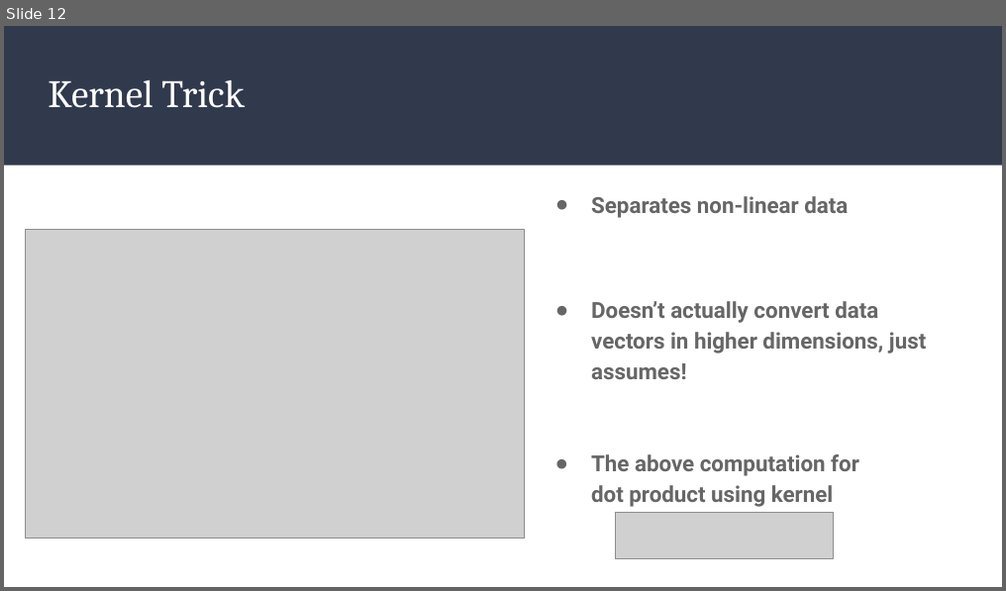
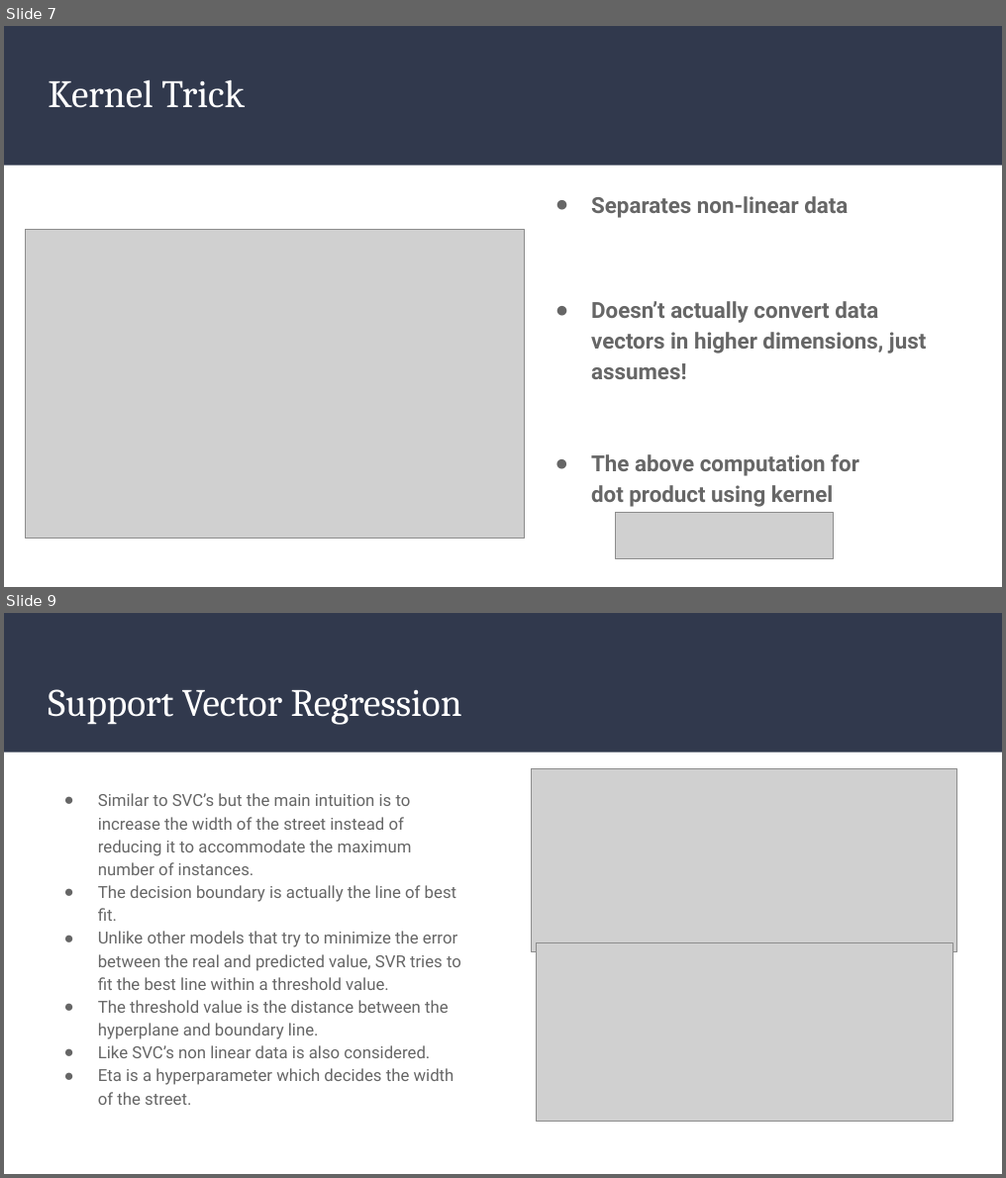
Before and after one commit to smlra-kjsce/ML-101-2021, a slide deck: SVM/Supporting the Support Vector Machines (SVMs).pptx. Shown one above the other, each under a label of ours: slide 12 before the commit, slides 7 and 9 after it; the slides between them are not shown. The pictures are 1006x591 and 1006x1178 pixels, drawn with LibreOffice and Linux fonts; fonts in the diff are those of the drawing; grey boxes stand for pictures. Boxes give left, top, right and bottom in pixels: in the first picture for what was removed or moved away, otherwise in the second. Text is boxed around its words. In the diff, an @@ line names an element or a change of style, - is before the commit and + after.

```diff
--- a/SVM/Supporting the Support Vector Machines (SVMs).pptx
+++ b/SVM/Supporting the Support Vector Machines (SVMs).pptx
@@ slide 9 added at bbox=[4, 613, 1002, 1174], background #FFFFFF; not listed: 1 template element that a slide beside it also shows @@
@@ title added at bbox=[48, 689, 462, 725], 28 pt, text #FFFFFF @@
+Support Vector Regression
@@ picture added at bbox=[531, 768, 956, 953] @@
@@ text added at bbox=[98, 793, 461, 1105], 12 pt, text #666666 @@
+● Similar to SVC’s but the main intuition is to increase the width of the street instead of reducing it to accommodate the maximum number of instances.
+● The decision boundary is actually the line of best fit.
+● Unlike other models that try to minimize the error between the real and predicted value, SVR tries to fit the best line within a threshold value.
+● The threshold value is the distance between the hyperplane and boundary line.
+● Like SVC’s non linear data is also considered.
+● Eta is a hyperparameter which decides the width of the street.
@@ picture added at bbox=[536, 944, 953, 1122] @@
@@ what was slide 12 is now slide 7 @@
```
Also in this commit, not shown: 1 slide changed, 3 other slides added.
